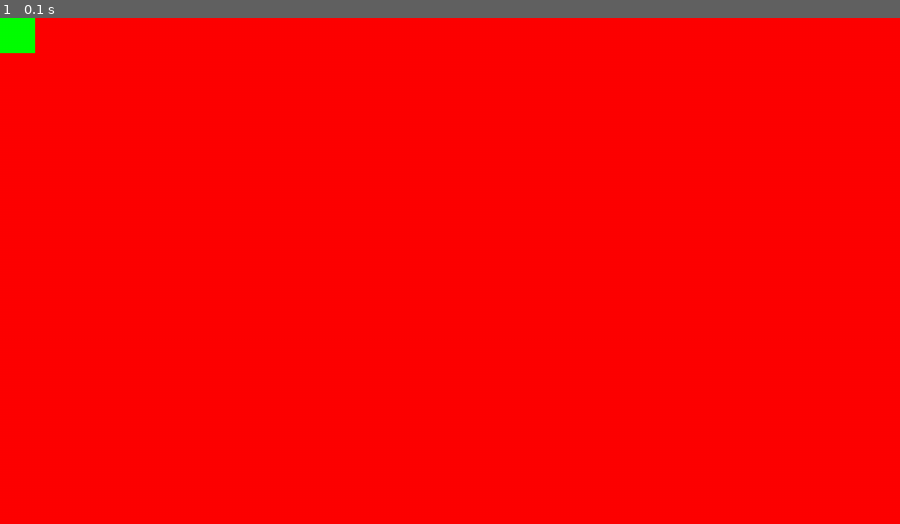
Above: before the commit, frame 1.
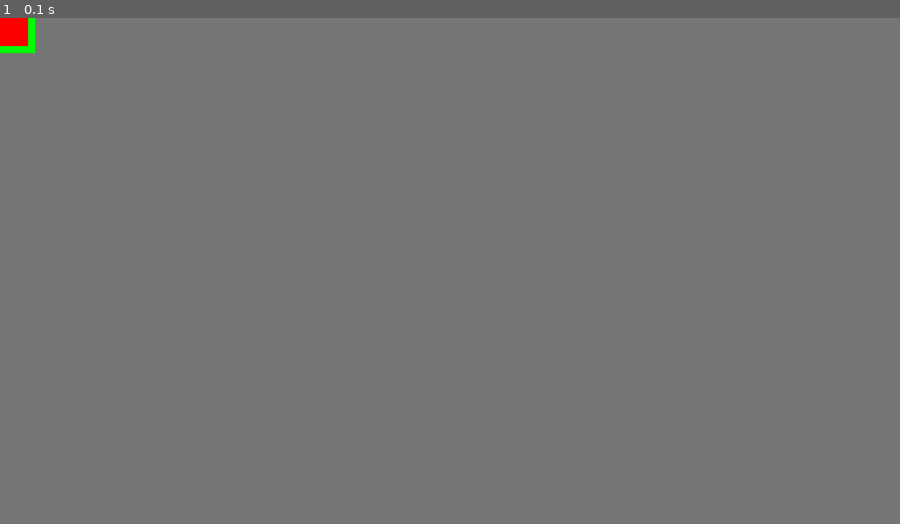
Above: after the commit, the same moment.

Repository: NemoDacremont/bulletHell
Game: pygame game, started from src/main.py
The game is run twice, just before and just after one commit, with the same random seed, the same clock (stepped at 60 frames per second) and the same inputs.
Inputs:
- Up to frame 1 (0.1 s): no input

The runs differ from the first frame. In frame 1, 100% of the frame differs, in the area x 0-100%, y 0-100%.

Commit message:
Mise à jour du plan des fichiers et ébauche de ennemi.py

Diff:
--- /dev/null
+++ b/src/entites/ennemis/ennemi.py
@@ -0,0 +1,22 @@
+
+import pygame
+from entites.personnage import Personnage
+from fenetre import Fenetre
+from vues.vue import Vue
+
+
+class Ennemi(Personnage):
+	COLOR = 255, 0, 0
+
+	def __init__(self, fenetre: Fenetre, vue: Vue, nom: str, largeur: float, hauteur: float,
+							x: float, y: float, groupe: int, vitesse: float = 100) -> None:
+		# Constructeur du personnage
+		super().__init__(fenetre, vue, largeur, hauteur, x, y, groupe, vitesse)
+
+		# Toujours sympa d'avoir un nom :)
+		self.nom = nom
+
+
+	def draw(self):
+		self.rect = pygame.Rect(self.x, self.y, self.largeur, self.hauteur)
+		self.fenetre.getFenetre().fill(Ennemi.COLOR, self.rect)
--- a/src/entites/entite.py
+++ b/src/entites/entite.py
@@ -12,17 +12,35 @@
 	COLOR = 0, 0, 255
 
 	def __init__(self, fenetre: Fenetre, vue: Vue, largeur: float, hauteur: float, x: float, y: float) -> None:
+
+		# Forme
 		self.largeur = largeur
 		self.hauteur = hauteur
+
+		# Position
 		self.x = x
 		self.y = y
 
+		# Vitesse
+		self.vx, self.vy = 0, 0
+
+		# Sert à l'affichage
 		self.rect = pygame.Rect(x, y, largeur, hauteur)
 		self.fenetre = fenetre
 
 
 	def update(self, events: list[Event]):
-		pass
+		"""
+			Met à jour la position
+		"""
+		fps = self.fenetre.fps
+		# Calculs position
+		dx = self.vx / fps
+		dy = self.vy / fps
+
+		self.x += dx
+		self.y += dy
+
 
 	def draw(self):
 		fenetre = self.fenetre.getFenetre()
--- a/src/entites/personnage.py
+++ b/src/entites/personnage.py
@@ -10,29 +10,16 @@
 	V_EPS = 5 # on considère la vitesse nulle si <5
 
 	def __init__(self, fenetre: Fenetre, vue: Vue, largeur: float, hauteur: float,
-							x: float, y: float, groupe: int, vitesse: float = 100,
-							coefRalentissementFocus = 0.9) -> None:
+							x: float, y: float, groupe: int, vitesse: float = 100) -> None:
 		super().__init__(fenetre, vue, largeur, hauteur, x, y)
 
 		self.groupe = groupe
 
-		# Vitesse et accélération
+		# Vitesse
 		self.vx, self.vy = 0, 0
 
 		self.vitesse= vitesse
 
-		self.coefRalentissementFocus = coefRalentissementFocus
-
-
-	def update(self, events: list[Event]):
-		fps = self.fenetre.fps
-		# Calculs position
-		dx = self.vx / fps
-		dy = self.vy / fps
-
-		self.x += dx
-		self.y += dy
-
 	def draw(self):
 		self.rect = pygame.Rect(self.x, self.y, self.largeur, self.hauteur)
 		self.fenetre.getFenetre().fill(Personnage.COLOR, self.rect)
--- a/src/entites/personnageJouable.py
+++ b/src/entites/personnageJouable/personnageJouable.py
@@ -16,16 +16,21 @@
 
 	def __init__(self, nom: str, fenetre: Fenetre, vue: Vue, largeur: float, hauteur: float,
 							x: float, y: float, groupe: int, vitesse: float =100, coefRalentissementFocus=0.3) -> None:
-		super().__init__(fenetre, vue, largeur, hauteur, x, y, groupe, vitesse, coefRalentissementFocus)
+		super().__init__(fenetre, vue, largeur, hauteur, x, y, groupe, vitesse)
 
 		self.nom = nom
 
+		# Compteurs pour utiliser
 		self.toucheFocus = 0
 
 		self.touchesHaut = 0
 		self.touchesBas = 0
 		self.touchesGauche = 0
 		self.touchesDroite = 0
+
+		self.coefRalentissementFocus = coefRalentissementFocus
+
+
 
 
 
--- a/src/fenetre.py
+++ b/src/fenetre.py
@@ -3,7 +3,7 @@
 from pygame.event import Event
 
 class Fenetre:
-	DEFAULT_BACKGROUND_COLOR = 255, 0, 0 # red
+	DEFAULT_BACKGROUND_COLOR = 120, 120, 120 # red
 
 	def __init__(self, largeur: int, hauteur: int, fps: int, fondDecran) -> None:
 		# Dimensions
--- a/src/vues/vueBoss.py
+++ b/src/vues/vueBoss.py
@@ -1,12 +1,15 @@
 
+from entites.ennemis.ennemi import Ennemi
 from entites.entite import Entite
-from entites.personnageJouable import PersonnageJouable
+from entites.personnageJouable.personnageJouable import PersonnageJouable
 from vues.vue import Vue
 
 class VueBoss(Vue):
 	def __init__(self, jeu, etat: int, pausePossible: bool) -> None:
 		super().__init__(jeu, etat, pausePossible)
 
+		## Création Personnage jouable
+		# Valeurs pour le personnage
 		joueurX = 0
 		joueurY = 0
 		joueurLargeur = 50
@@ -19,9 +22,20 @@
 		# Un gros coef
 		coefRalentissementFocus = 0.2
 
+		# Créé le personnage
 		joueur = PersonnageJouable("moi", self.fenetre, self, joueurLargeur,
 														joueurHauteur, joueurX, joueurY, -2, vitesse,
 														coefRalentissementFocus)
 
-		self.entites = [joueur]
-		self.entitesAAfficher = [joueur]
+		## Création d'un ennemi
+		ennemiX = 0
+		ennemiY = 0
+		ennemiLargeur = 40
+		ennemiHauteur = 40
+		ennemiVitesse = 0
+
+		ennemi = Ennemi(self.fenetre, self, "un gros méchant", ennemiLargeur, ennemiHauteur,
+									ennemiX, ennemiY, 1, ennemiVitesse)
+
+		self.entites = [joueur, ennemi]
+		self.entitesAAfficher = [joueur, ennemi]
Binary file changed: plans/fichiers.png
Empty file added: src/entites/ennemis/boss1.py
Empty file added: src/entites/personnageJouable/personnage1.py
Not shown, changed: plans/fichiers.mm
